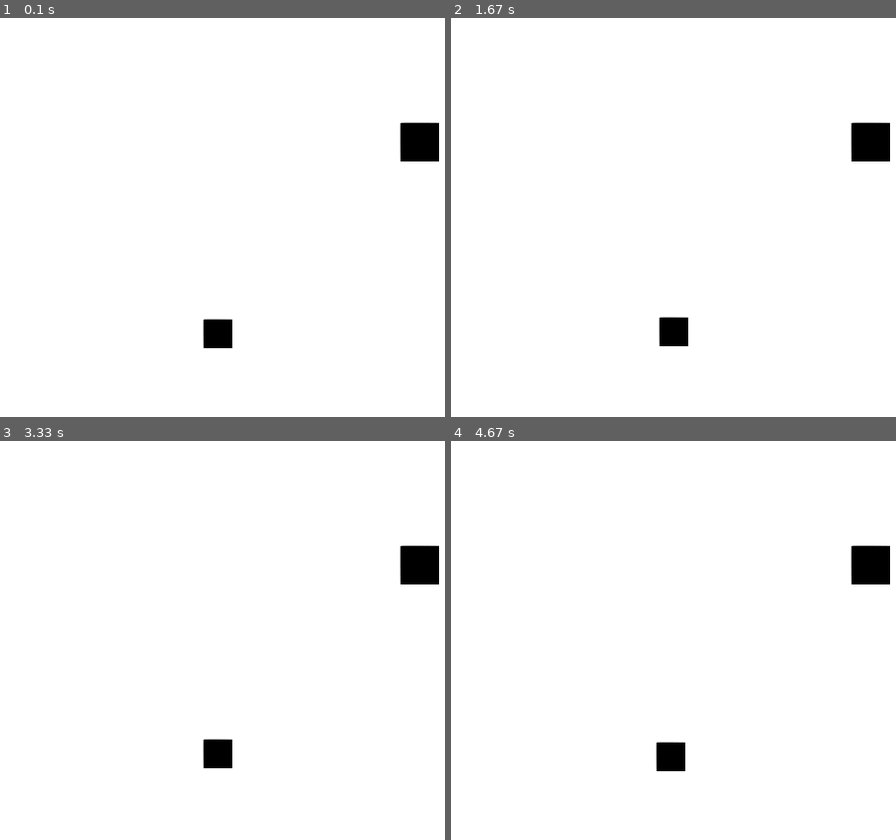
Above: before the commit, frames 1-4 (two rows, left to right).
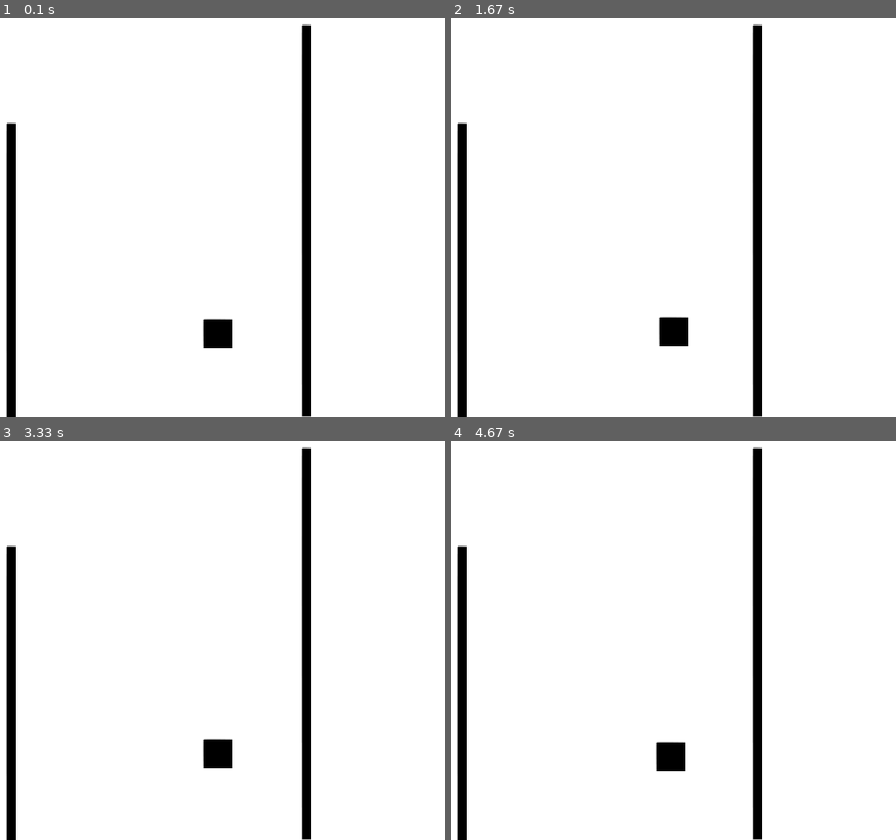
Above: after the commit, the same moments.

Repository: How2Exist/first-pygame-project
Game: pygame game, started from src/Main.py
Two runs of this game, one before a commit and one after it. Both use one fixed random seed, a clock stepped at 60 frames per second and the inputs below.
Inputs:
- Up to frame 1 (0.1 s): no input
- Up to frame 2 (1.67 s): hold D 0.33-0.8 s; hold W 0.83-1.13 s; hold D 1.17-1.63 s
- Up to frame 3 (3.33 s): hold A 1.67-2.2 s; hold S 2.23-2.53 s; hold A 2.57-2.97 s; hold W from 3 s (still down)
- Up to frame 4 (4.67 s): release W at 3.37 s; hold D 3.4-4.03 s; hold S 4.07-4.43 s; hold A from 4.47 s (still down)

The runs differ from the first frame. In frame 1, 4.7% of the frame differs, in the area x 1-99%, y 1-100%; in frame 2, 4.7%; in frame 3, 4.7%; in frame 4, 4.7%.

Commit message:
Created wall rendering

Diff:
--- a/src/Main.py
+++ b/src/Main.py
@@ -1,4 +1,5 @@
 import pygame
+import random
 
 pygame.init()
 
@@ -14,14 +15,23 @@
 RECTATTRW = 2
 RECTATTRH = 3
 
-wall_rect = [600, 300, 40, 40]
+image = pygame.image.load("resources/Black_Square.png")
+
+wall_rects = []
+wall_images = []
+
+def add_wall_rect(x, y, w, h):
+    wall_rects.append([x, y, w, h])
+    new_wall_img = pygame.transform.scale(image, (w, h))
+    wall_images.append(new_wall_img)
 
 player_rect = [400, 500, 30, 30]
 move_speed = 0.1
 
-image = pygame.image.load("resources/Black_Square.png")
 player_image = pygame.transform.scale(image, (player_rect[RECTATTRW], player_rect[RECTATTRH]))
-wall_image = pygame.transform.scale(image, (wall_rect[RECTATTRW], wall_rect[RECTATTRH]))
+
+move_dir_x = 0
+move_dir_y = 0
 
 def is_colliding(rect1, rect2):
     if rect1[RECTATTRX] + rect1[RECTATTRW] >= rect2[RECTATTRX] and rect1[RECTATTRX] <= rect2[RECTATTRX] + rect2[RECTATTRW]:
@@ -33,10 +43,19 @@
 def draw_rect(rect, image):
     screen.blit(image, (rect[RECTATTRX], rect[RECTATTRY]))
 
+def draw_walls():
+    for i in range (len(wall_rects)):
+        draw_rect(wall_rects[i], wall_images[i])
+
 game_running = True
+
+add_wall_rect(200, 300, 10, 400)
+add_wall_rect(500, 200, 10, 400)
 
 def update_player():
     global game_running
+    global move_dir_x
+    global move_dir_y
     global player_rect
 
     keys = pygame.key.get_pressed()
@@ -44,63 +63,41 @@
         if event.type == pygame.QUIT:
             game_running = False
 
+    move_dir_x = 0
+    move_dir_y = 0
+
     if keys [pygame.K_w]:
         player_rect[RECTATTRY] -= move_speed
+        move_dir_y -= 1
 
     if keys [pygame.K_s]:
         player_rect[RECTATTRY] += move_speed
+        move_dir_y += 1
 
     if keys [pygame.K_a]:
         player_rect[RECTATTRX] -= move_speed
+        move_dir_x -= 1
 
     if keys [pygame.K_d]:
         player_rect[RECTATTRX] += move_speed
+        move_dir_x += 1
 
 while game_running:
     update_player()
 
-    if (is_colliding(player_rect, wall_rect)):
-        print("collision")
+#    if (is_colliding(player_rect, wall_rect)):
+#        if move_dir_y < 0:
+#            player_rect[RECTATTRY] += move_speed
+#        if move_dir_y > 0:
+#            player_rect[RECTATTRY] -= move_speed
+#        if move_dir_x < 0:
+#            player_rect[RECTATTRX] += move_speed
+#        if move_dir_x > 0:
+#            player_rect[RECTATTRX] -= move_speed
 
     screen.fill((255, 255, 255))
 
     draw_rect(player_rect, player_image)
-    draw_rect(wall_rect, wall_image)
+    draw_walls()
 
     pygame.display.update()
-
-
-
-
-
-
-
-
-
-
-
-
-
-
-
-
-
-#import random
-#words = ["Steam", "Brightchamps", "supercalifragilisticexpialidocious", "pneumonoultramicroscopicsilicovolcanoconiosis"]
-#word = random.choice (words)
-#name = str(input("Please enter your name: "))
-#guessletter = ""
-#chances = 10
-#print ("Ok, lets start guessing")
-
-#while chances > 0:
-#    print ("Guess a letter of the word")
-#    guess = input()
-#    guessletter += guess
-#    wrong = 0
-#    for i in word:
-#        if i in guessletter:
-#            print (i)
-#        else:
-#            print ("-")
-#            wrong = 1
